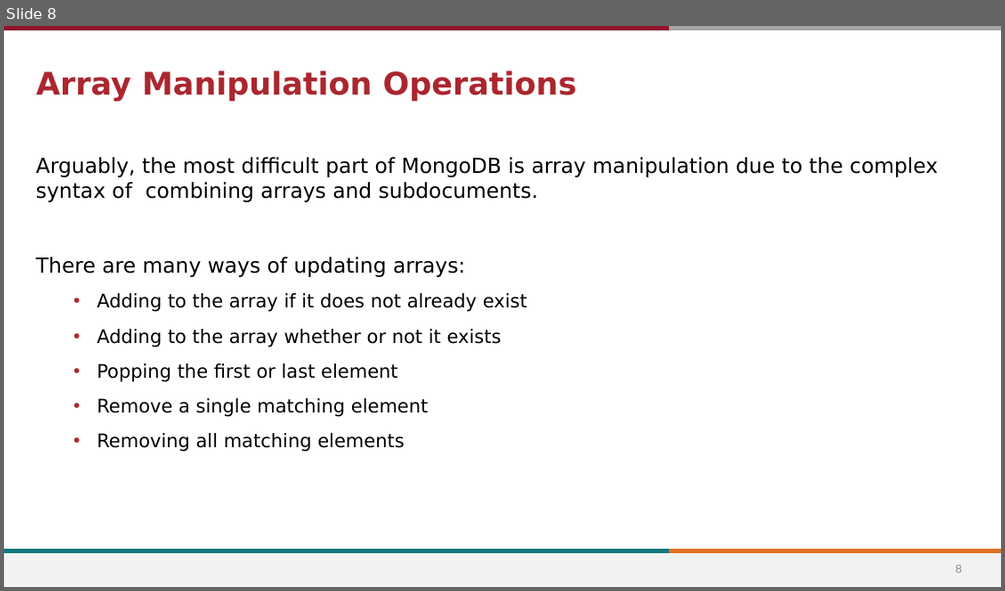
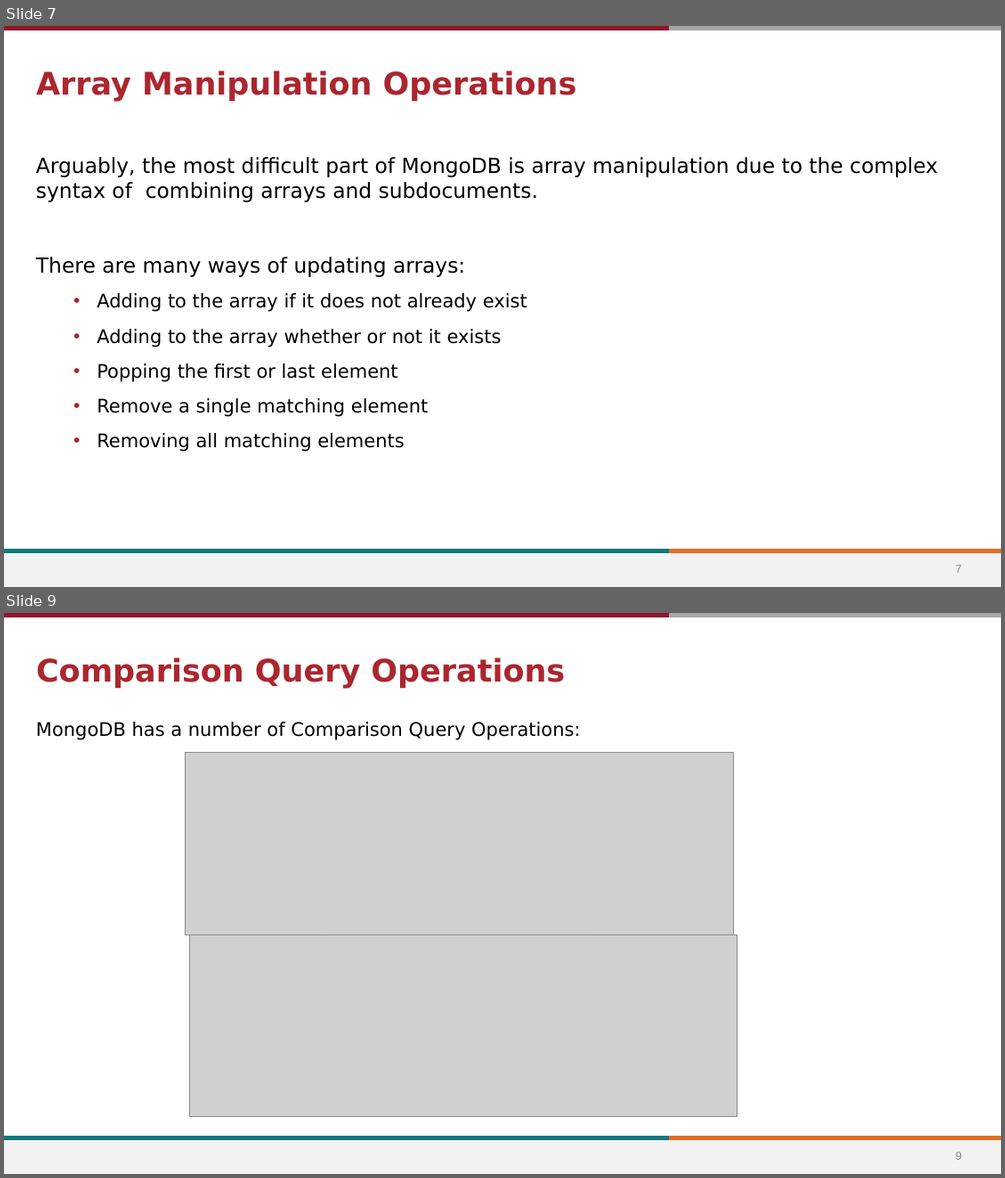
Before and after one commit to stevens-cs546-cs554/CS-546, a slide deck: lecture_06/API Development and Intermediate MongoDB.pptx. Shown one above the other, each under a label of ours: slide 8 before the commit, slides 7 and 9 after it; the slides between them are not shown. The pictures are 1005x591 and 1005x1178 pixels, drawn with LibreOffice and Linux fonts; fonts in the diff are those of the drawing; grey boxes stand for pictures; background and template pictures are left out. Boxes give left, top, right and bottom in pixels: in the first picture for what was removed or moved away, otherwise in the second. Text is boxed around its words. In the diff, an @@ line names an element or a change of style, - is before the commit and + after.

```diff
--- a/lecture_06/API Development and Intermediate MongoDB.pptx
+++ b/lecture_06/API Development and Intermediate MongoDB.pptx
@@ slide 9 added at bbox=[4, 613, 1001, 1174], background #FFFFFF; not listed: 5 template elements that a slide beside it also shows @@
@@ title added at bbox=[36, 657, 565, 689], 30 pt, text #AB262E, bold @@
+Comparison Query Operations
@@ text added at bbox=[36, 722, 580, 740], 18 pt, text #000000 @@
+MongoDB has a number of Comparison Query Operations:
@@ picture added at bbox=[185, 752, 733, 933] @@
@@ picture added at bbox=[189, 934, 737, 1116] @@
@@ page number added at bbox=[955, 1151, 962, 1159], 11 pt, text #8C8C8C @@
+9
@@ what was slide 8 is now slide 7 @@
@@ page number at bbox=[955, 564, 962, 572]: text changed @@
-8
+7
```
Also in this commit, not shown: 2 slides changed, 26 other slides added, 1 slide removed, 13 other files.
